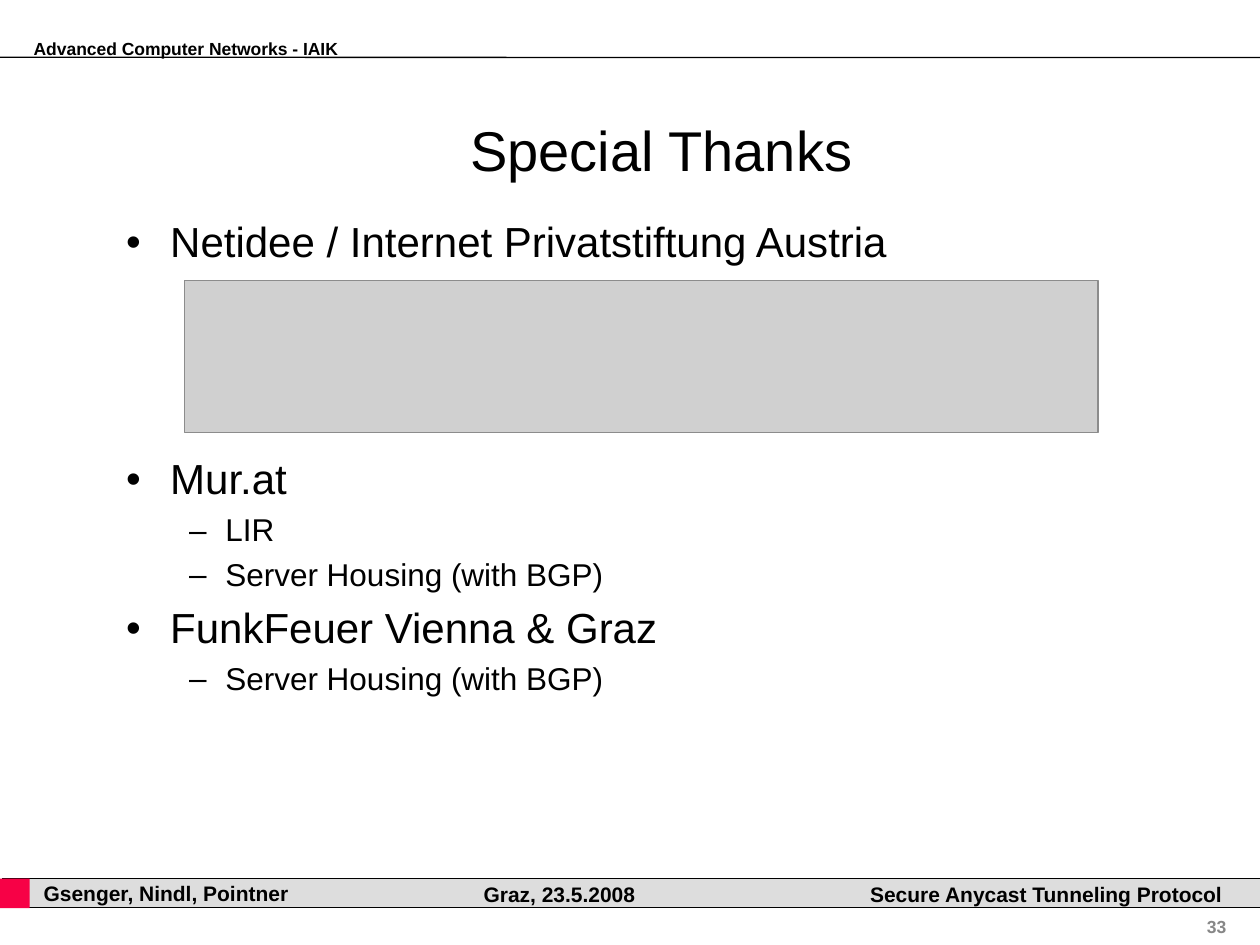
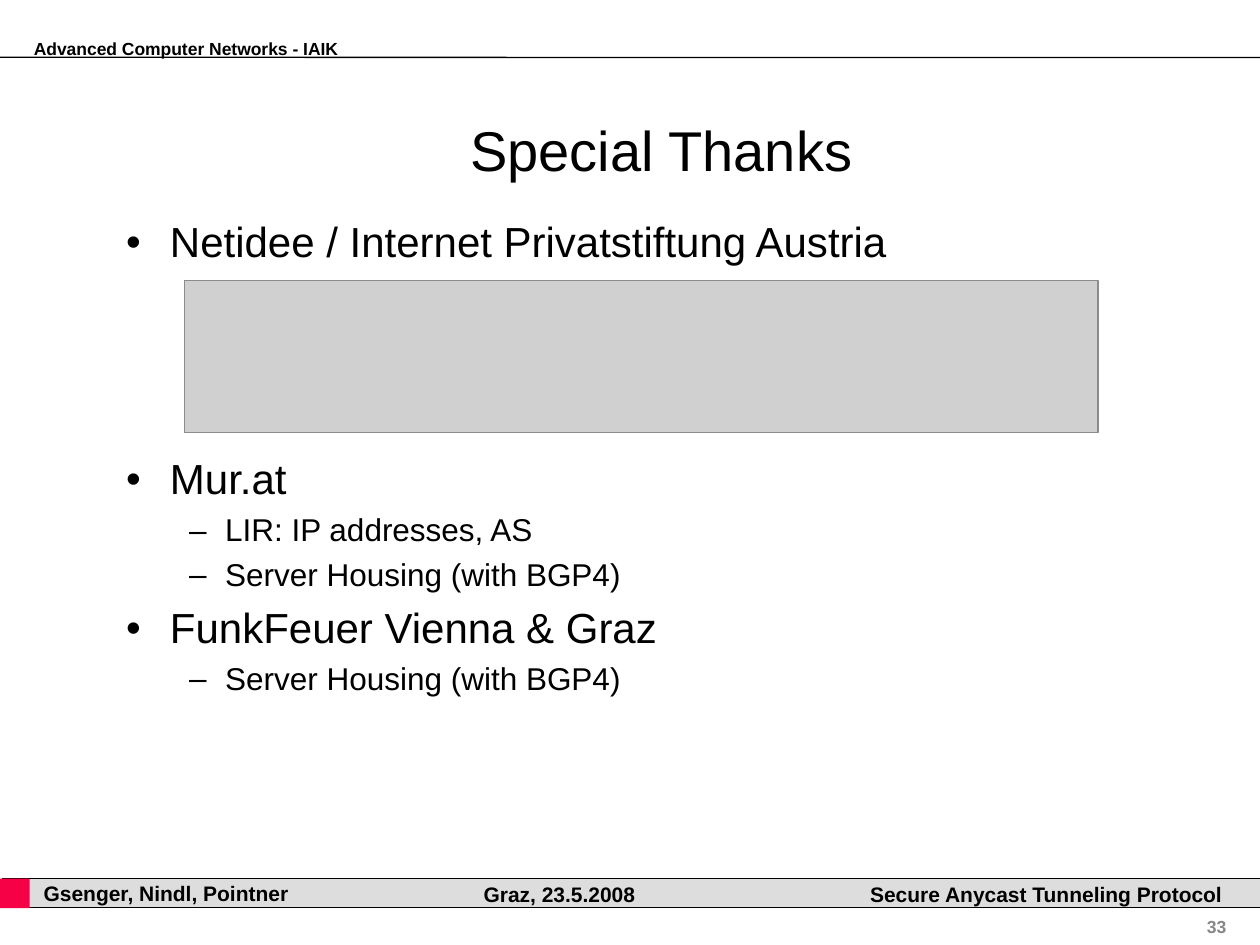
Before and after one commit to pyhedgehog/anytun, a slide deck: slide 33 of papers/acn.ppt. Drawn at 1260x945 pixels with LibreOffice and Linux fonts; fonts in the diff are those of the drawing; grey boxes stand for pictures; background and template pictures are left out. Boxes give left, top, right and bottom in pixels: in the first picture for what was removed or moved away, otherwise in the second. Text is boxed around its words. In the diff, an @@ line names an element or a change of style, - is before the commit and + after.

```diff
--- a/papers/acn.ppt
+++ b/papers/acn.ppt
@@ text at (x1=225, y1=518, x2=620, y2=592): text changed @@
-  – LIR
-  – Server Housing (with BGP)
+  – LIR: IP addresses, AS
+  – Server Housing (with BGP4)
@@ text at (x1=225, y1=667, x2=620, y2=696): text changed @@
-  – Server Housing (with BGP)
+  – Server Housing (with BGP4)
```
Also in this commit, not shown: 1 other slide changed.
